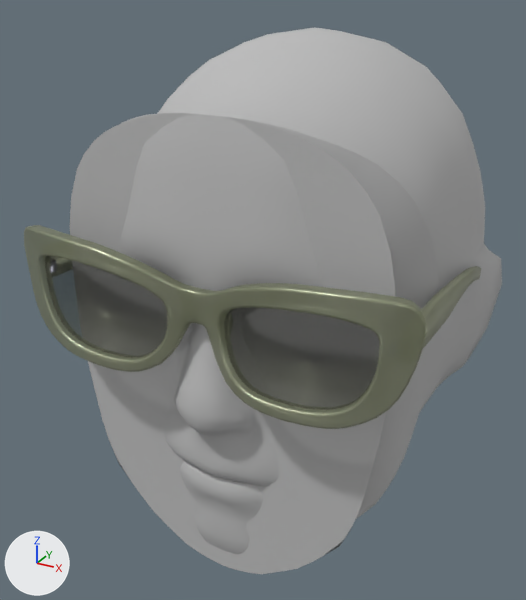
What one commit did to the glTF model public/mask.glb.
Rendered twice from a 50 mm lens placed at (1.89, -2.69, 1.52), pointed at (-0.2, 1.1, -0.38). Lighting does not change. The marker at lower left points along +X, +Y and +Z.

Objects in the first picture: 'faceMesh', 'faceMesh.001', 'headOccluder', 'model 1'.
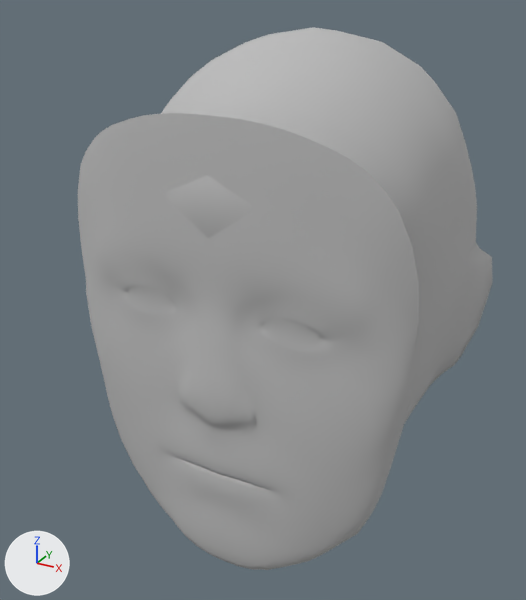
Commit message: fix: update mask model path and adjust scaling factors in Mask component

Patch to the scene script:
```diff
--- a/public/mask.glb.py
+++ b/public/mask.glb.py
@@ ob_facemesh @@
 ob_facemesh = bpy.data.objects.new('faceMesh', me_facemesh_1)
-ob_facemesh.location = (0.0, 0.021, -0.565)
-ob_facemesh.scale = (0.351, 0.189, 0.37)
+ob_facemesh.location = (0.0, 0.152, -0.565)
+ob_facemesh.scale = (0.351, 0.0636, 0.37)
@@ ob_headoccluder @@
 ob_headoccluder = bpy.data.objects.new('headOccluder', me_headoccluder_1)
-ob_headoccluder.location = (0.0, -0.136, -0.57)
-ob_headoccluder.scale = (0.351, 0.329, 0.329)
+ob_headoccluder.location = (-0.007, -0.136, -0.57)
+ob_headoccluder.scale = (0.336, 0.329, 0.329)
@@ ob_model_1 @@
-ob_model_1 = bpy.data.objects.new('model 1', me_plane_003)
-ob_model_1.location = (1.039, 0.271, -0.014)
-ob_model_1.rotation_euler = (3.142, -1.57, 0.0)  # degrees (180, -90, 0)
-ob_model_1.scale = (-0.154, -0.154, -0.143)
@@ ob_facemesh_001 @@
-ob_facemesh_001 = bpy.data.objects.new('faceMesh.001', me_facemesh_1_001)
-ob_facemesh_001.location = (0.0, 0.229, -0.565)
-ob_facemesh_001.scale = (0.329, 0.0, 0.37)
```

Location of each change, (x1, y1, x2, y2) in pixels of the pictures (526 x 600 px):
'faceMesh', moved, rescaled (7% wider)
    before: (119, 113, 439, 555)
    after: (78, 113, 419, 570)
'headOccluder', moved, rescaled
    before: (157, 27, 502, 413)
    after: (161, 27, 493, 424)
'model 1', deleted
    before: (24, 225, 481, 429)
    faces in mat_model_1_body (green #a2a789): (24, 225, 481, 429)
    faces in mat_model_1_lenses (dark green #515442): (45, 256, 379, 410)
'faceMesh.001', deleted
    before: (70, 113, 395, 574)
